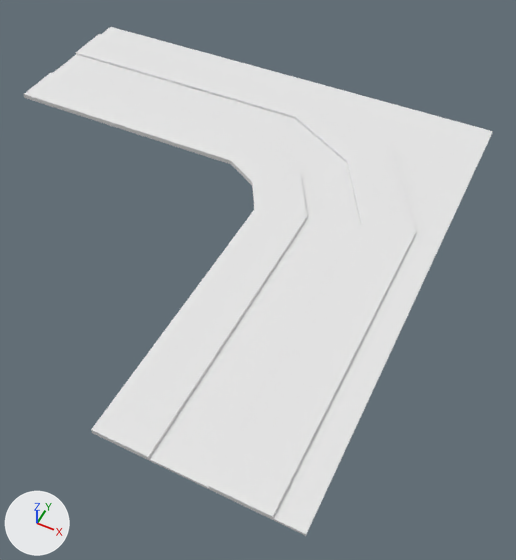
Renders of the OBJ model The_Dune_Project/Assets/Models/env/Modular Temple/Prop_Rug_Corner_Inner.obj from each side of a commit.
The view is the same before and after, from a 50 mm camera at (0.616, -0.876, 0.953) aimed at (0.195, -0.034, -0.1). Lighting does not change. The marker at lower left points along +X, +Y and +Z. Where no turn or scale is listed for an object, it has been applied to the vertices.
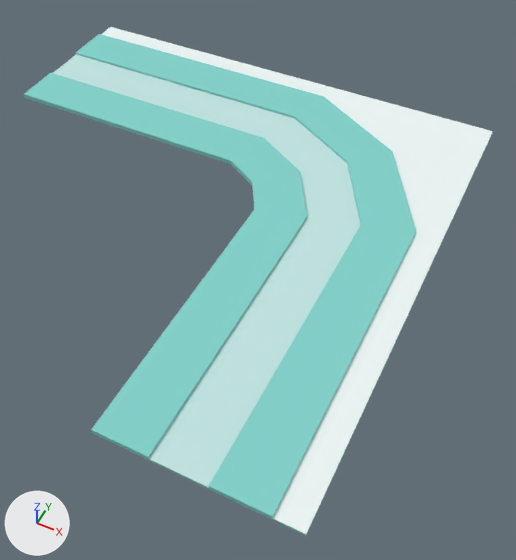
Boxes [x1, y1, x2, y2] around the edits, measured in the pictures (516 x 560 px):
'object1', recoloured: [24, 27, 493, 536] in both

Edits to the bpy script that builds the scene:
```text
Change mat_blue_fabric_1:
    mat_blue_fabric_1.base_color: (0.8, 0.8, 0.8) -> (0.228, 0.647, 0.6)  # white #e7e7e7 -> cyan #83d2cb
Change mat_blue_fabric_2:
    mat_blue_fabric_2.base_color: (0.8, 0.8, 0.8) -> (0.541, 0.784, 0.761)  # white #e7e7e7 -> white #c2e5e2
```
